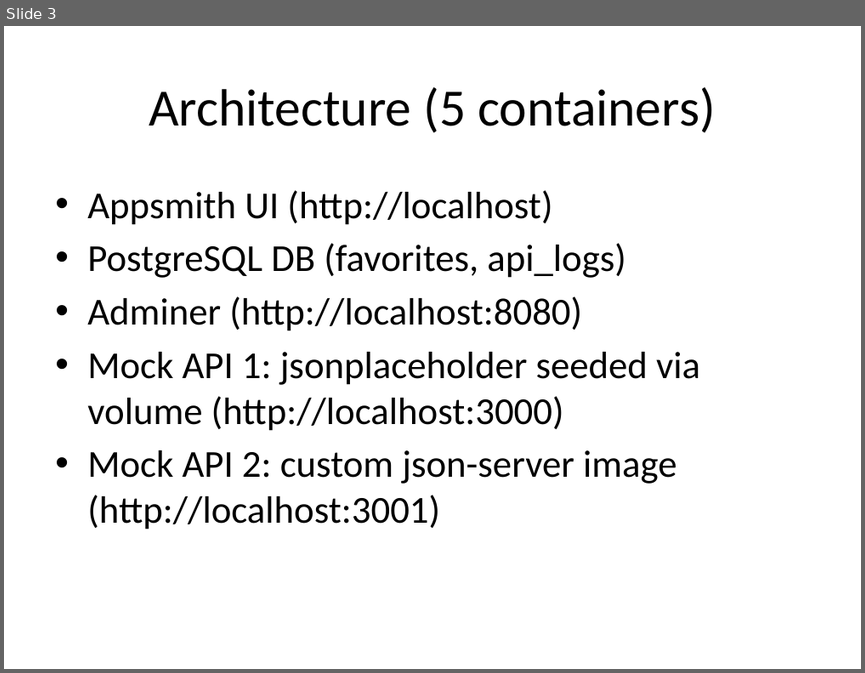
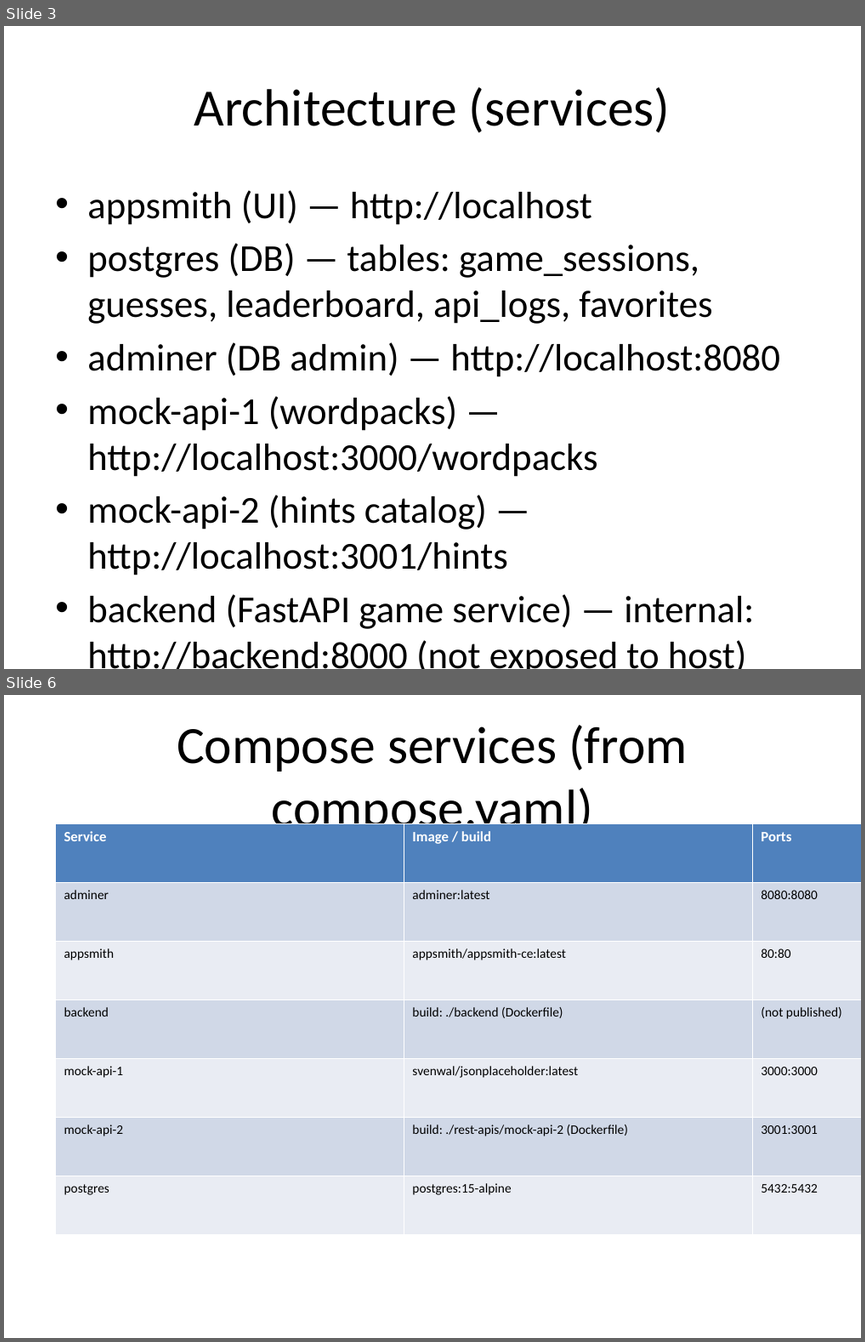
Before and after one commit to Alex-Veskoukis/WordGame-Exercise, a slide deck: presentation.pptx. Shown one above the other, each under a label of ours: slide 3 before the commit, slides 3 and 6 after it; the slides between them are not shown. The pictures are 865x673 and 865x1342 pixels, drawn with LibreOffice and Linux fonts; fonts in the diff are those of the drawing. Boxes give left, top, right and bottom in pixels: in the first picture for what was removed or moved away, otherwise in the second. Text is boxed around its words. In the diff, an @@ line names an element or a change of style, - is before the commit and + after.

```diff
--- a/presentation.pptx
+++ b/presentation.pptx
@@ slide 6 added at (4, 695, 861, 1338), background #FFFFFF @@
@@ title added at (177, 725, 687, 839), 44 pt, text #000000 @@
+Compose services (from compose.yaml)
@@ table added at (55, 823, 861, 1235), 7 rows, 3 columns @@
+Service | Image / build | Ports
+adminer | adminer:latest | 8080:8080
+appsmith | appsmith/appsmith-ce:latest | 80:80
+backend | build: ./backend (Dockerfile) | (not published)
+mock-api-1 | svenwal/jsonplaceholder:latest | 3000:3000
+mock-api-2 | build: ./rest-apis/mock-api-2 (Dockerfile) | 3001:3001
+postgres | postgres:15-alpine | 5432:5432
@@ slide 3 changed as well @@
@@ title at (194, 87, 670, 133): text changed @@
-Architecture (5 containers)
+Architecture (services)
@@ text at (87, 190, 780, 669): text changed @@
-• Appsmith UI (http://localhost)
-• PostgreSQL DB (favorites, api_logs)
-• Adminer (http://localhost:8080)
-• Mock API 1: jsonplaceholder seeded via volume (http://localhost:3000)
-• Mock API 2: custom json-server image (http://localhost:3001)
+• appsmith (UI) — http://localhost
+• postgres (DB) — tables: game_sessions, guesses, leaderboard, api_logs, favorites
+• adminer (DB admin) — http://localhost:8080
+• mock-api-1 (wordpacks) — http://localhost:3000/wordpacks
+• mock-api-2 (hints catalog) — http://localhost:3001/hints
+• backend (FastAPI game service) — internal: http://backend:8000 (not exposed to host)
```
Also in this commit, not shown: 6 other slides changed, 2 other slides added, 3 slides removed, 8 other files.
